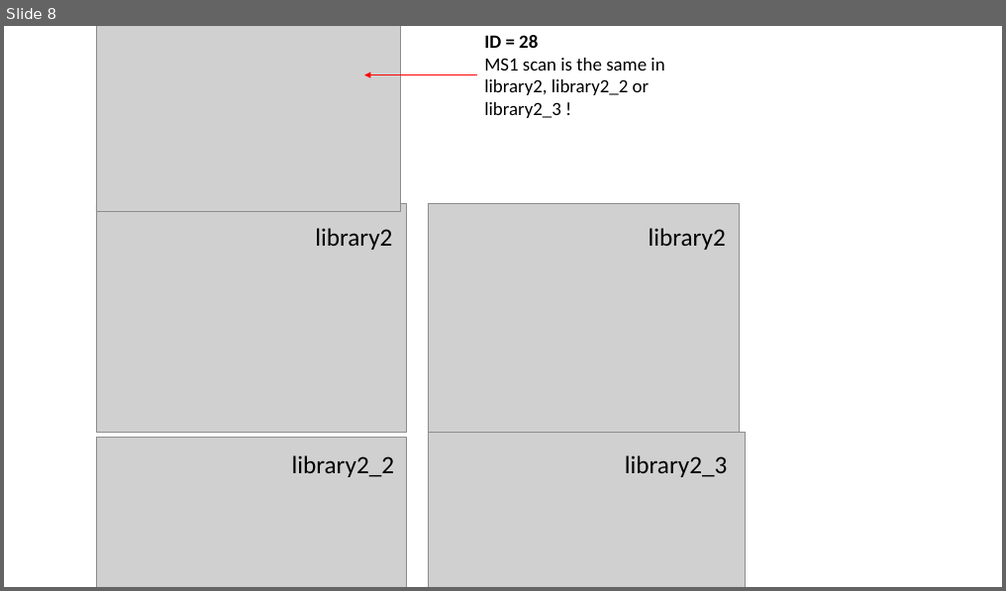
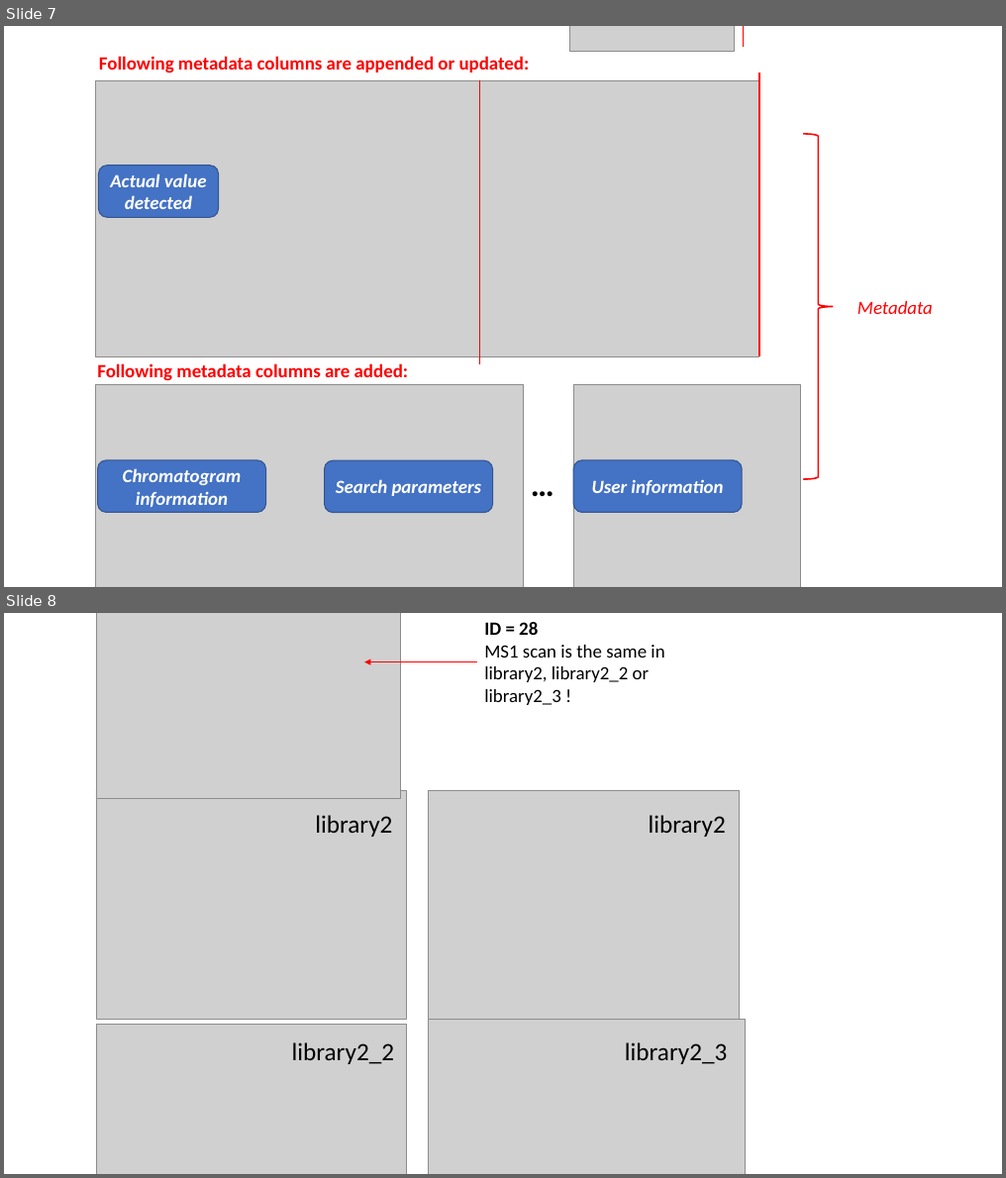
Before and after one commit to daniellyz/MergeION, a slide deck: inst/tmp.pptx. Shown one above the other, each under a label of ours: slide 8 before the commit, slides 7 and 8 after it. The pictures are 1006x591 and 1006x1178 pixels, drawn with LibreOffice and Linux fonts; fonts in the diff are those of the drawing; grey boxes stand for pictures; background and template pictures are left out. Boxes give left, top, right and bottom in pixels: in the first picture for what was removed or moved away, otherwise in the second. Text is boxed around its words. In the diff, an @@ line names an element or a change of style, - is before the commit and + after.

```diff
--- a/inst/tmp.pptx
+++ b/inst/tmp.pptx
@@ slide 7 added at [4, 26, 1002, 587], background #FFFFFF @@
@@ rectangle added at [60, 26, 944, 587], fill #FFFFFF, outline #FFFFFF 1 pt @@
@@ picture added at [570, 26, 734, 51] @@
@@ line added from (743, 26) to (743, 46), #FF0000 1.5 pt @@
@@ picture added at [96, 80, 759, 357] @@
@@ text added at [99, 56, 530, 74], 18 pt, text #FF0000, bold @@
+Following metadata columns are appended or updated:
@@ line added from (479, 80) to (479, 366), #FF0000 1.5 pt @@
@@ line added from (759, 73) to (759, 357), #FF0000 1.5 pt @@
@@ left brace added at [804, 134, 834, 479], outline #FF0000 1.5 pt @@
@@ rounded rectangle added at [98, 166, 218, 218], fill #4472C4, outline #325491 1 pt, 18 pt, text #FFFFFF, bold, italic @@
+Actual value detected
@@ text added at [857, 301, 933, 314], 18 pt, text #FF0000, italic @@
+Metadata
@@ text added at [97, 364, 408, 381], 18 pt, text #FF0000, bold @@
+Following metadata columns are added:
@@ picture added at [96, 384, 524, 587] @@
@@ picture added at [573, 384, 801, 587] @@
@@ rounded rectangle added at [98, 461, 266, 513], fill #4472C4, outline #325491 1 pt, 18 pt, text #FFFFFF, bold, italic @@
+Chromatogram information
@@ rounded rectangle added at [325, 461, 493, 513], fill #4472C4, outline #325491 1 pt, 18 pt, text #FFFFFF, bold, italic @@
+Search parameters
@@ text added at [513, 460, 571, 507], 32 pt, text #000000, bold @@
+…
@@ rounded rectangle added at [573, 461, 743, 513], fill #4472C4, outline #325491 1 pt, 18 pt, text #FFFFFF, bold, italic @@
+User information
```
Also in this commit, not shown: 2 slides changed, 1 slide removed, 24 other files.
